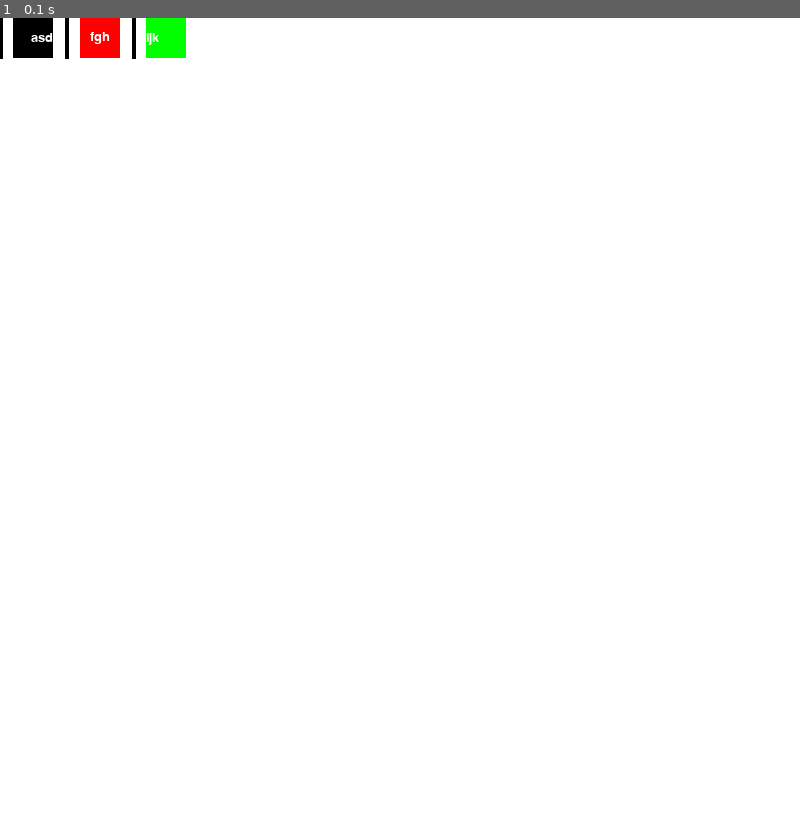
Above: before the commit, frame 1.
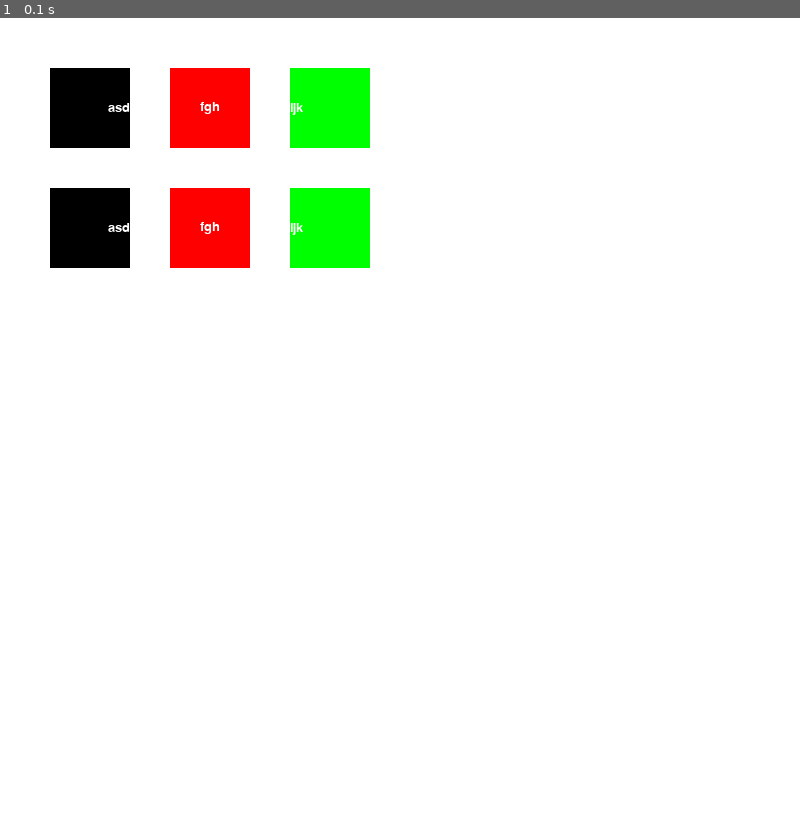
Above: after the commit, the same moment.

Repository: devFlashcap/PyGameGUI
Game: pygame game, started from main.py
Same seed, same stepped clock (60 frames per second), same inputs: the game is played once before the commit and once after it.
Inputs:
- Up to frame 1 (0.1 s): no input

The runs differ from the first frame. In frame 1, 6.7% of the frame differs, in the area x 0-47%, y 0-32%.

Commit message:
Added grid layout

Diff:
--- /dev/null
+++ b/gridlayout.py
@@ -0,0 +1,50 @@
+import pygame
+from control import Control
+
+class GridLayout(Control):
+    def __init__(self, rect, padding = (0,0,0,0)):
+        self.rect = rect
+        self.controls = []
+        self.padding = padding
+
+    def addControl(self, control):
+        self.controls.append(control)
+
+    def removeControl(self, cID):
+        control = [c for c in self.controls if c.id == cID]
+        self.controls.remove(control)
+
+    def calculateSlotSize(self):
+        paddingTop, paddingBottom, paddingLeft, paddingRight = self.padding
+
+        slotWidth = max(control.rect.width for control in self.controls) + paddingLeft + paddingRight
+        slotHeight = max(control.rect.height for control in self.controls) + paddingTop + paddingBottom
+        return (slotWidth, slotHeight)
+
+    def calculateControlRects(self, window):
+
+        if len(self.controls) == 0:
+            return
+
+        slotWidth, slotHeight = self.calculateSlotSize()
+        slotsPerRow = self.rect.width // slotWidth
+
+        currentRow = 0
+        currentColumn = 0
+
+        for idx in range(0, len(self.controls)):
+            xPos = self.rect.x + currentColumn * slotWidth
+            yPos = self.rect.y + currentRow * slotHeight
+            self.controls[idx].setRect(pygame.Rect(xPos, yPos, self.controls[idx].rect.width, self.controls[idx].rect.height))
+            if currentColumn + 1 == slotsPerRow:
+                currentRow = currentRow + 1
+                currentColumn = 0
+            else:
+                currentColumn = currentColumn + 1
+            #pygame.draw.line(window, (0,0,0), (0, slotHeight * idx), (self.rect.width, slotHeight*idx), 4)
+
+
+    def draw(self, window):
+        self.calculateControlRects(window)
+        for control in self.controls:
+            control.draw(window)
--- a/horizontallayout.py
+++ b/horizontallayout.py
@@ -23,7 +23,7 @@
         for idx in range(0, len(self.controls)):
             xPos = slotWidth * idx + (slotWidth / 2 - self.controls[idx].rect.width / 2)
             self.controls[idx].setRect(pygame.Rect(xPos, self.rect.y, self.controls[idx].rect.width, self.rect.height))
-            pygame.draw.line(window, (0,0,0), (slotWidth * idx, 0), (slotWidth*idx, self.rect.height), 4)
+            #pygame.draw.line(window, (0,0,0), (slotWidth * idx, 0), (slotWidth*idx, self.rect.height), 4)
 
 
     def draw(self, window):
--- a/main.py
+++ b/main.py
@@ -1,5 +1,6 @@
 import pygame
 from button import Button
+from gridlayout import GridLayout
 from horizontallayout import HorizontalLayout
 from textalign import TextAlign
 from verticallayout import VerticalLayout
@@ -28,21 +29,23 @@
 
 def draw(window):
     window.fill((255,255,255))
-    button = Button("asd", pygame.Rect(0,0,40,40), (0,0,0), (255,255,255), 20, TextAlign.Right)
-    button2 = Button("fgh", pygame.Rect(0,0,40,40), (255,0,0), (255,255,255), 20, TextAlign.Center)
-    button3 = Button("ijk", pygame.Rect(0,0,40,40), (0,255,0), (255,255,255), 20)
+    button = Button("asd", pygame.Rect(0,0,80,80), (0,0,0), (255,255,255), 20, TextAlign.Right)
+    button2 = Button("fgh", pygame.Rect(0,0,80,80), (255,0,0), (255,255,255), 20, TextAlign.Center)
+    button3 = Button("ijk", pygame.Rect(0,0,80,80), (0,255,0), (255,255,255), 20)
+    button4 = Button("asd", pygame.Rect(0,0,80,80), (0,0,0), (255,255,255), 20, TextAlign.Right)
+    button5 = Button("fgh", pygame.Rect(0,0,80,80), (255,0,0), (255,255,255), 20, TextAlign.Center)
+    button6 = Button("ijk", pygame.Rect(0,0,80,80), (0,255,0), (255,255,255), 20)
 
-    """
-    verticalLayout = VerticalLayout(pygame.Rect(0,0,600,600))
-    verticalLayout.addControl(button)
-    verticalLayout.addControl(button2)
-    verticalLayout.addControl(button3)
-    """
-    horizontalLayout = HorizontalLayout(pygame.Rect(0,0,200,40))
-    horizontalLayout.addControl(button)
-    horizontalLayout.addControl(button2)
-    horizontalLayout.addControl(button3)
+    gridLayout = GridLayout(pygame.Rect(50,50,400,600), padding=(20, 20, 20, 20))
 
-    horizontalLayout.draw(window)
+    gridLayout.addControl(button)
+    gridLayout.addControl(button2)
+    gridLayout.addControl(button3)
+
+    gridLayout.addControl(button4)
+    gridLayout.addControl(button5)
+    gridLayout.addControl(button6)
+
+    gridLayout.draw(window)
 
 main()
